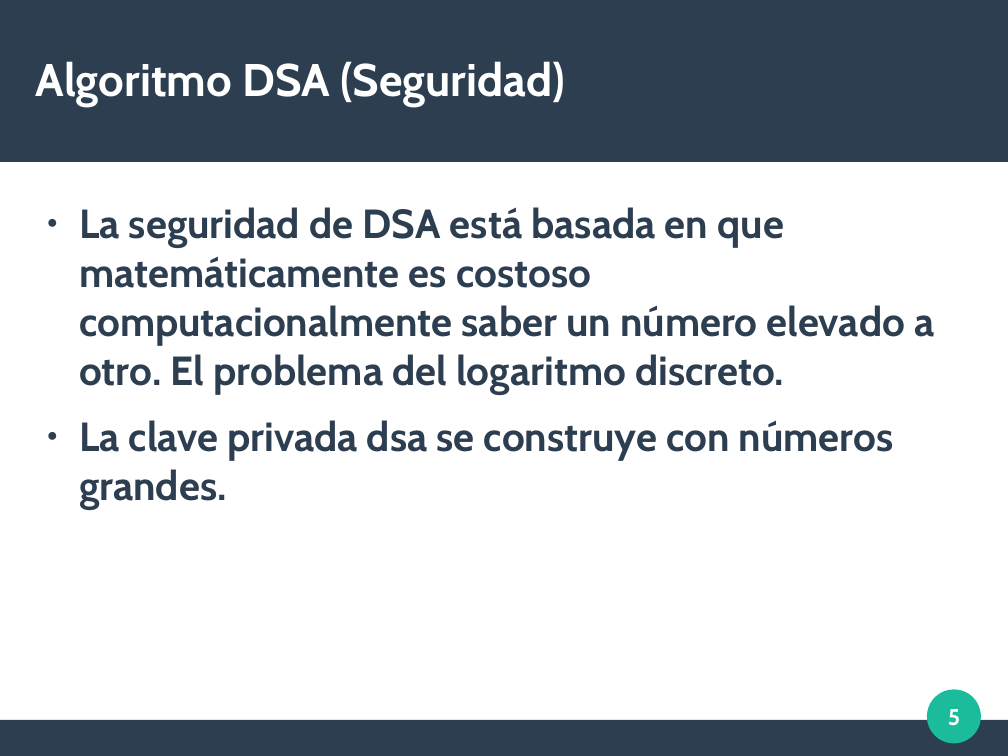
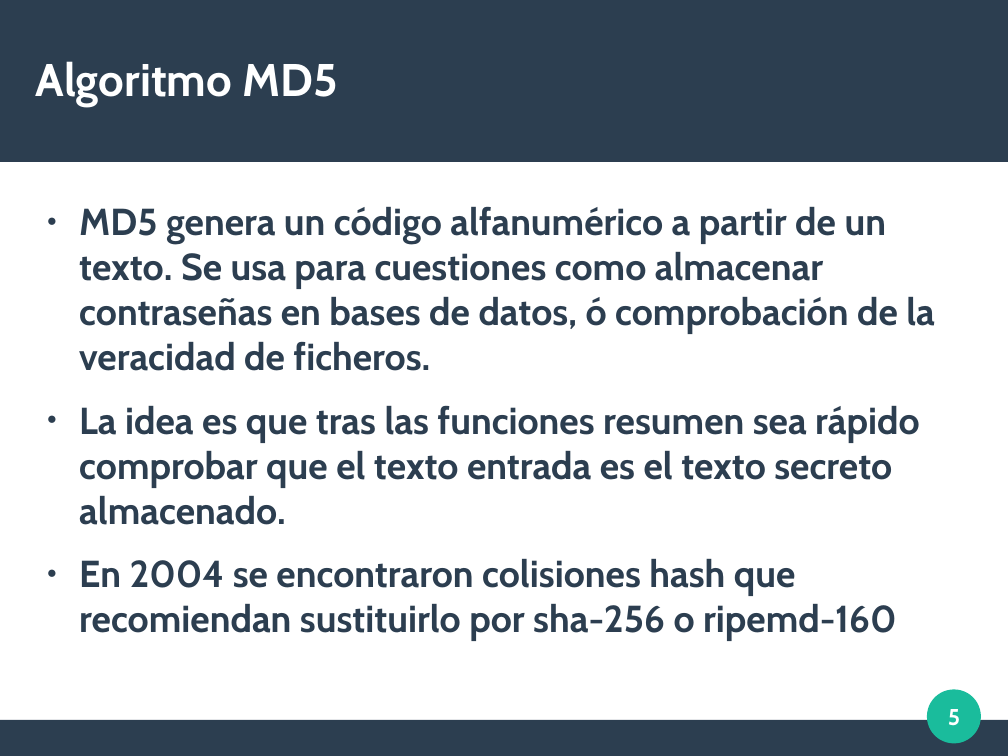
Before and after one commit to davidam/python-examples, a slide deck: slide 5 of security/slides.odp. Drawn at 1008x756 pixels with LibreOffice and Linux fonts; fonts in the diff are those of the drawing. Boxes give left, top, right and bottom in pixels: in the first picture for what was removed or moved away, otherwise in the second. Text is boxed around its words. In the diff, an @@ line names an element or a change of style, - is before the commit and + after.

Commit message:
slides.odp: add md5 slide

```diff
--- a/security/slides.odp
+++ b/security/slides.odp
@@ title at box(36, 61, 337, 107): text changed @@
-Algoritmo DSA (Seguridad)
+Algoritmo MD5
@@ text at box(79, 207, 935, 641): text changed; size 32 to 29.6 pt @@
-● La seguridad de DSA está basada en que matemáticamente es costoso computacionalmente saber un número elevado a otro. El problema del logaritmo discreto.
-● La clave privada dsa se construye con números grandes.
+● MD5 genera un código alfanumérico a partir de un texto. Se usa para cuestiones como almacenar contraseñas en bases de datos, ó comprobación de la veracidad de ficheros.
+● La idea es que tras las funciones resumen sea rápido comprobar que el texto entrada es el texto secreto almacenado.
+● En 2004 se encontraron colisiones hash que recomiendan sustituirlo por sha-256 o ripemd-160
```
Also in this commit, not shown: 1 other slide changed.
